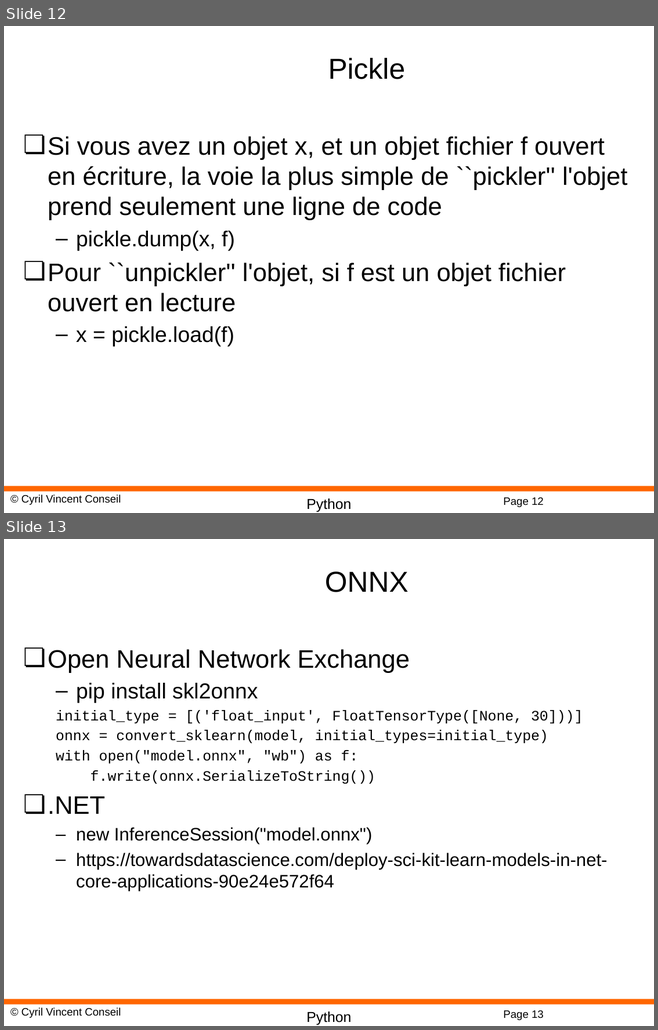
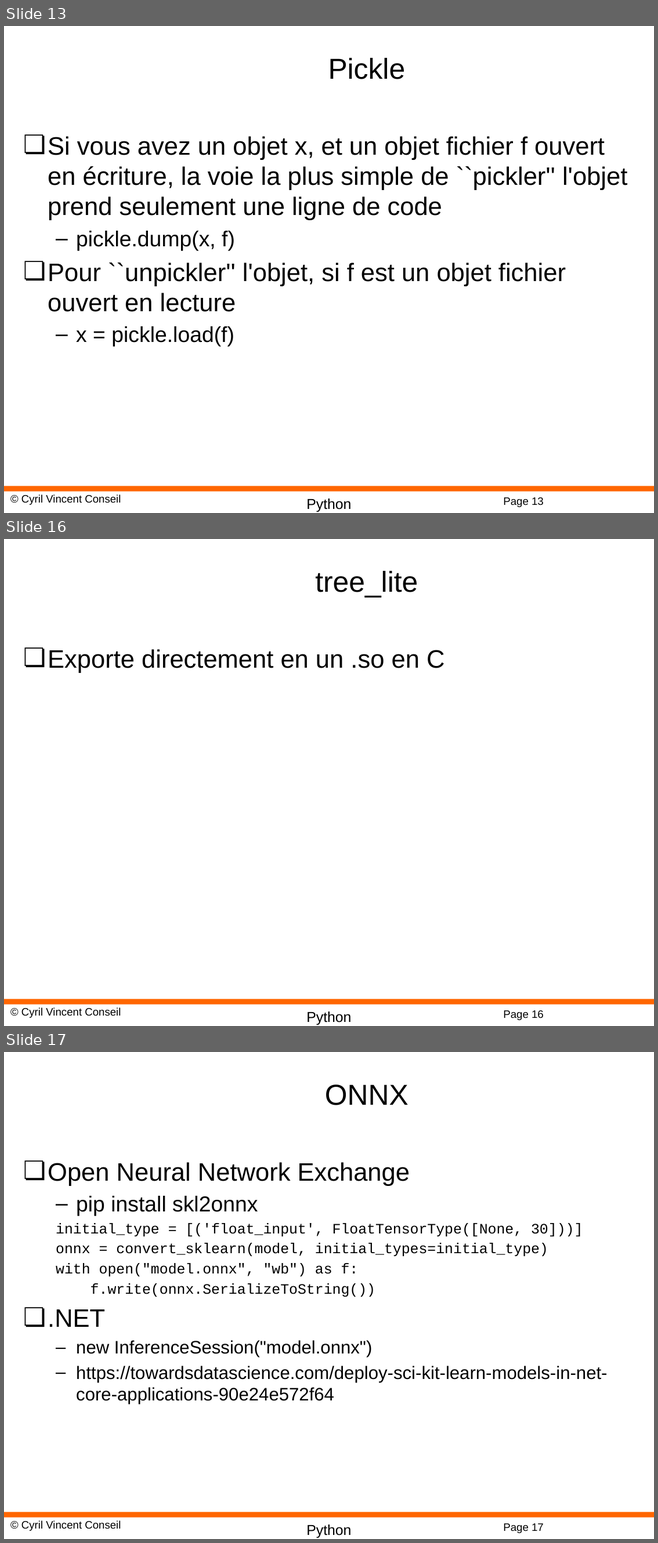
Before and after one commit to cyrilvincent/ML, a slide deck: PPT/MachineLearning15-RandomForest.pptx. Shown one above the other, each under a label of ours: slides 12 and 13 before the commit, slides 13, 16 and 17 after it; the slides between them are not shown. The pictures are 658x1030 and 658x1543 pixels, drawn with LibreOffice and Linux fonts; fonts in the diff are those of the drawing; background and template pictures are left out. Boxes give left, top, right and bottom in pixels: in the first picture for what was removed or moved away, otherwise in the second. Text is boxed around its words. In the diff, an @@ line names an element or a change of style, - is before the commit and + after.

```diff
--- a/PPT/MachineLearning15-RandomForest.pptx
+++ b/PPT/MachineLearning15-RandomForest.pptx
@@ slide 16 added at bbox=[4, 539, 654, 1026], background #FFFFFF; not listed: 4 template elements that a slide beside it also shows @@
@@ title added at bbox=[315, 571, 418, 598], 32 pt, text #000000 @@
+tree_lite
@@ text added at bbox=[48, 649, 444, 673], 28 pt, text #000000 @@
+❏ Exporte directement en un .so en C
@@ what was slide 12 is now slide 13 @@
@@ page number at bbox=[503, 498, 543, 507]: text changed @@
-Page 12
+Page 13
@@ what was slide 13 is now slide 17 @@
@@ page number at bbox=[503, 1524, 543, 1533]: text changed @@
-Page 13
+Page 17
```
Also in this commit, not shown: 4 other slides added, 8 other files.
